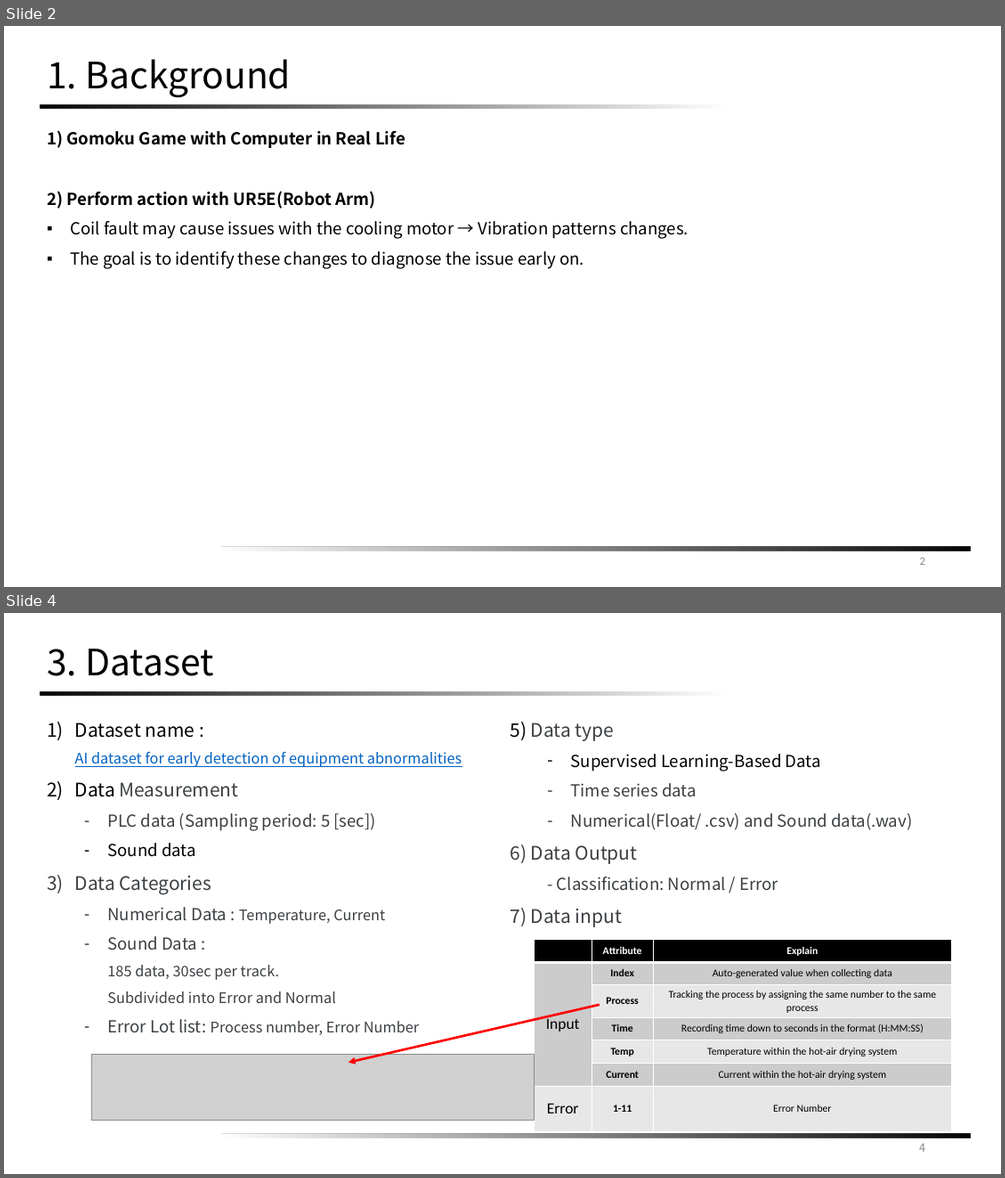
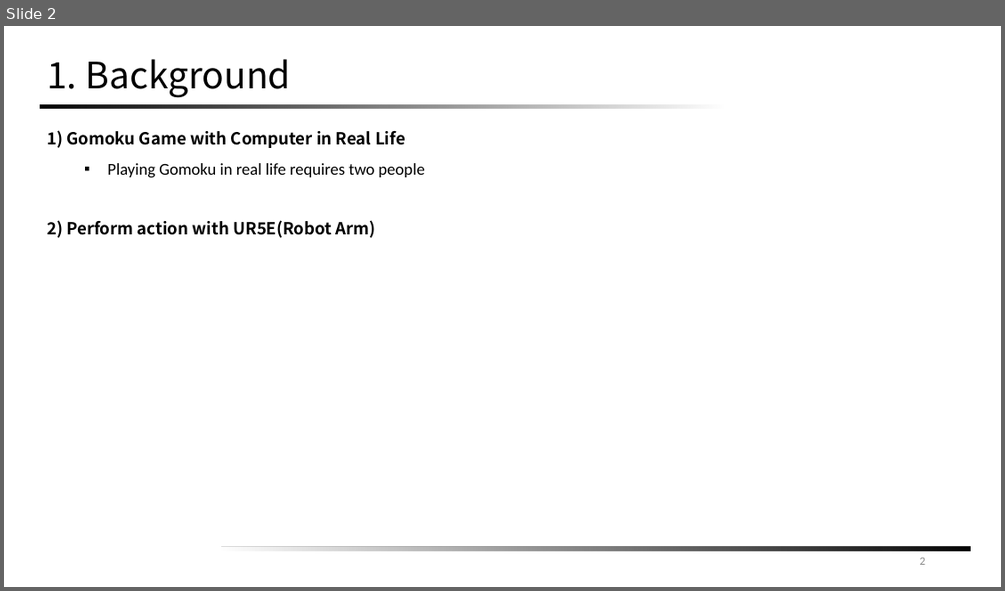
Before and after one commit to Kwak-Jin/IAIA, a slide deck: Project/Robot Automation/[IAIA]Collaborative Robot Project Proposal(241108).pptx. Shown one above the other, each under a label of ours: slides 2 and 4 before the commit, slide 2 after it; the slides between them are not shown. The pictures are 1005x1178 and 1005x591 pixels, drawn with LibreOffice and Linux fonts; fonts in the diff are those of the drawing; grey boxes stand for pictures. Boxes give left, top, right and bottom in pixels: in the first picture for what was removed or moved away, otherwise in the second. Text is boxed around its words. In the diff, an @@ line names an element or a change of style, - is before the commit and + after.

```diff
--- a/Project/Robot Automation/[IAIA]Collaborative Robot Project Proposal(241108).pptx
+++ b/Project/Robot Automation/[IAIA]Collaborative Robot Project Proposal(241108).pptx
@@ slide 4 removed at (4, 613, 1001, 1174), background #FFFFFF; not listed: 2 template elements that a slide beside it also shows @@
@@ title removed at (47, 649, 214, 676) @@
-3. Dataset
@@ text removed at (75, 722, 461, 1035) @@
-1) Dataset name :
-   AI dataset for early detection of equipment abnormalities
-2) Data Measurement
-  – PLC data (Sampling period: 5 [sec])
-  – Sound data
-3) Data Categories
-  – Numerical Data : Temperature, Current
-  – Sound Data :
-    185 data, 30sec per track.
-    Subdivided into Error and Normal
-  – Error Lot list: Process number, Error Number
@@ text removed at (510, 722, 912, 927) @@
-5) Data type
-  – Supervised Learning-Based Data
-  – Time series data
-  – Numerical(Float/ .csv) and Sound data(.wav)
-6) Data Output
-  - Classification: Normal / Error
-7) Data input
@@ table removed at (534, 939, 952, 1131), 7 rows, 3 columns @@
- | Attribute | Explain
-Input | Index | Auto-generated value when collecting data
- | Process | Tracking the process by assigning the same number to the same process
- | Time | Recording time down to seconds in the format (H:MM:SS)
- | Temp | Temperature within the hot-air drying system
- | Current | Current within the hot-air drying system
-Error | 1-11 | Error Number
@@ arrow removed from (599, 1005) to (348, 1062) @@
@@ picture removed at (91, 1054, 534, 1121) @@
@@ page number removed at (919, 1143, 925, 1151) @@
-4
@@ slide 2 changed as well @@
@@ text at (107, 163, 425, 178): paragraph added @@
+  ▪ Playing Gomoku in real life requires two people
@@ text at (70, 221, 688, 269): paragraphs removed @@
-▪ Coil fault may cause issues with the cooling motor → Vibration patterns changes.
-▪ The goal is to identify these changes to diagnose the issue early on.
```
Also in this commit, not shown: 2 other slides changed, 3 slides added, 5 other slides removed, 10 other files.
